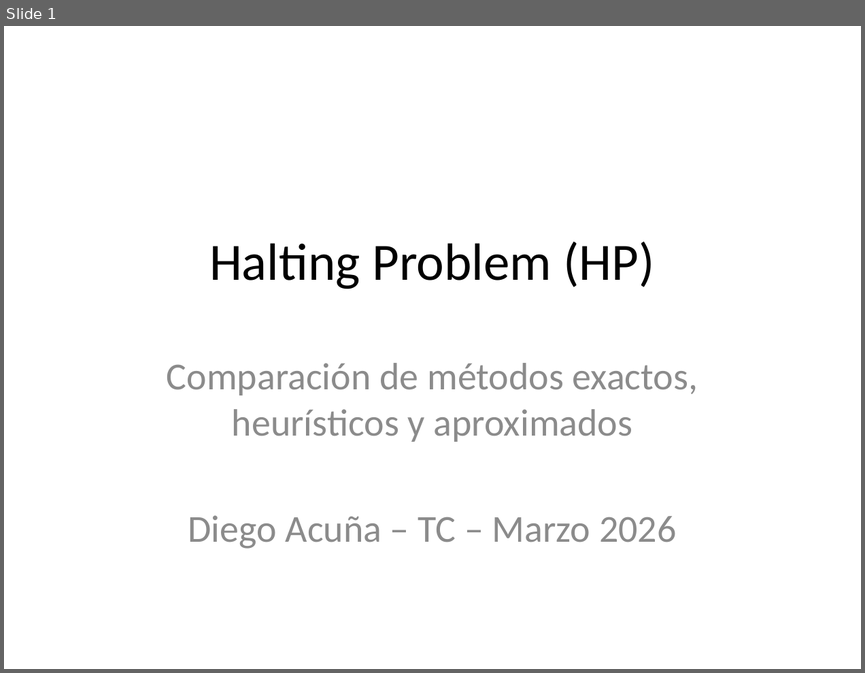
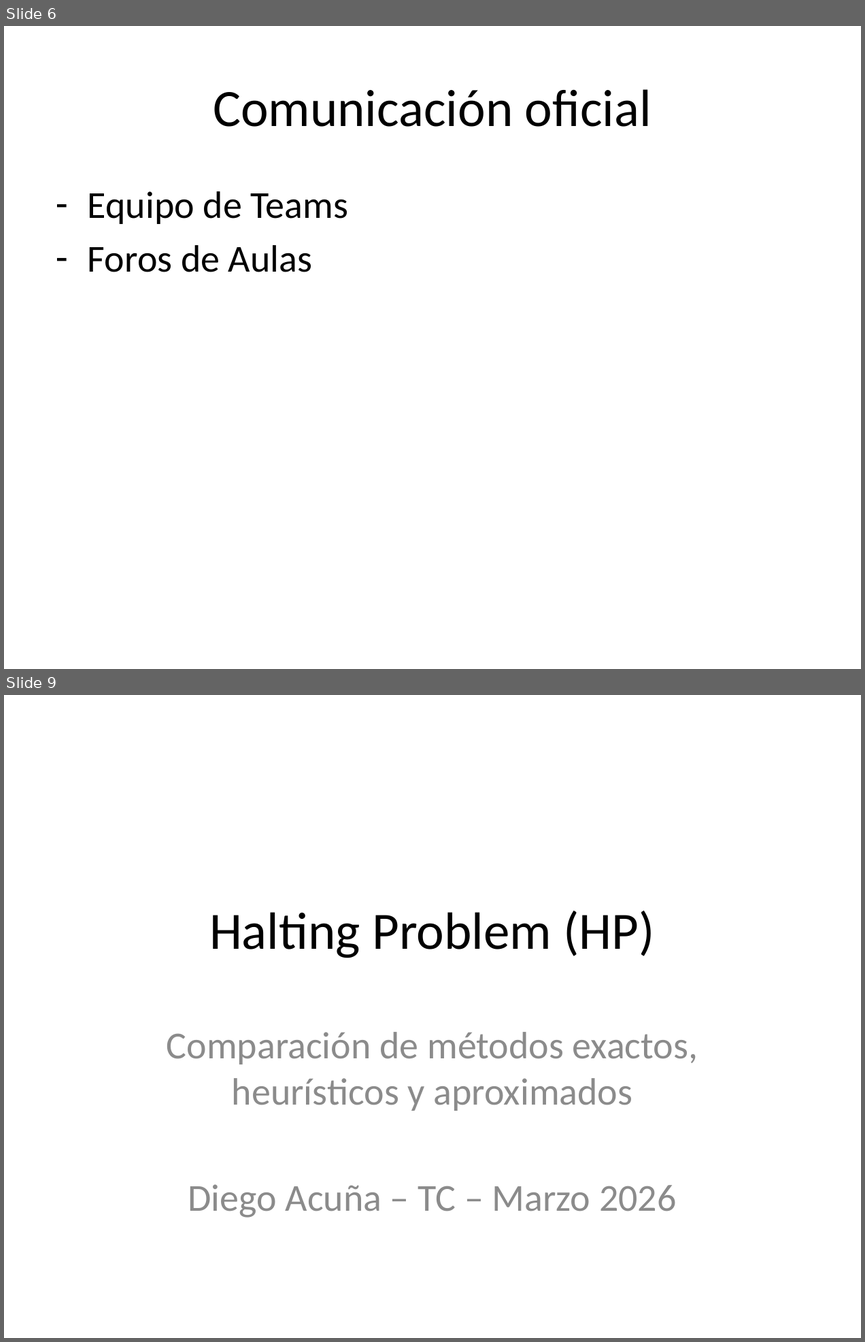
Before and after one commit to diegoacu1234/TC_Marzo26, a slide deck: S01_Intro/01_ProblemasIntroductorios/Diapos.pptx. Shown one above the other, each under a label of ours: slide 1 before the commit, slides 6 and 9 after it; the slides between them are not shown. The pictures are 865x673 and 865x1342 pixels, drawn with LibreOffice and Linux fonts; fonts in the diff are those of the drawing. Boxes give left, top, right and bottom in pixels: in the first picture for what was removed or moved away, otherwise in the second. Text is boxed around its words. In the diff, an @@ line names an element or a change of style, - is before the commit and + after.

```diff
--- a/S01_Intro/01_ProblemasIntroductorios/Diapos.pptx
+++ b/S01_Intro/01_ProblemasIntroductorios/Diapos.pptx
@@ slide 6 added at [4, 26, 861, 669], background #FFFFFF @@
@@ title added at [213, 89, 651, 127], 44 pt, text #000000 @@
+Comunicación oficial
@@ text added at [88, 191, 349, 272], 32 pt, text #000000 @@
+– Equipo de Teams
+– Foros de Aulas
@@ what was slide 1 is now slide 9 @@
```
Also in this commit, not shown: 8 other slides added, 1 other file.
